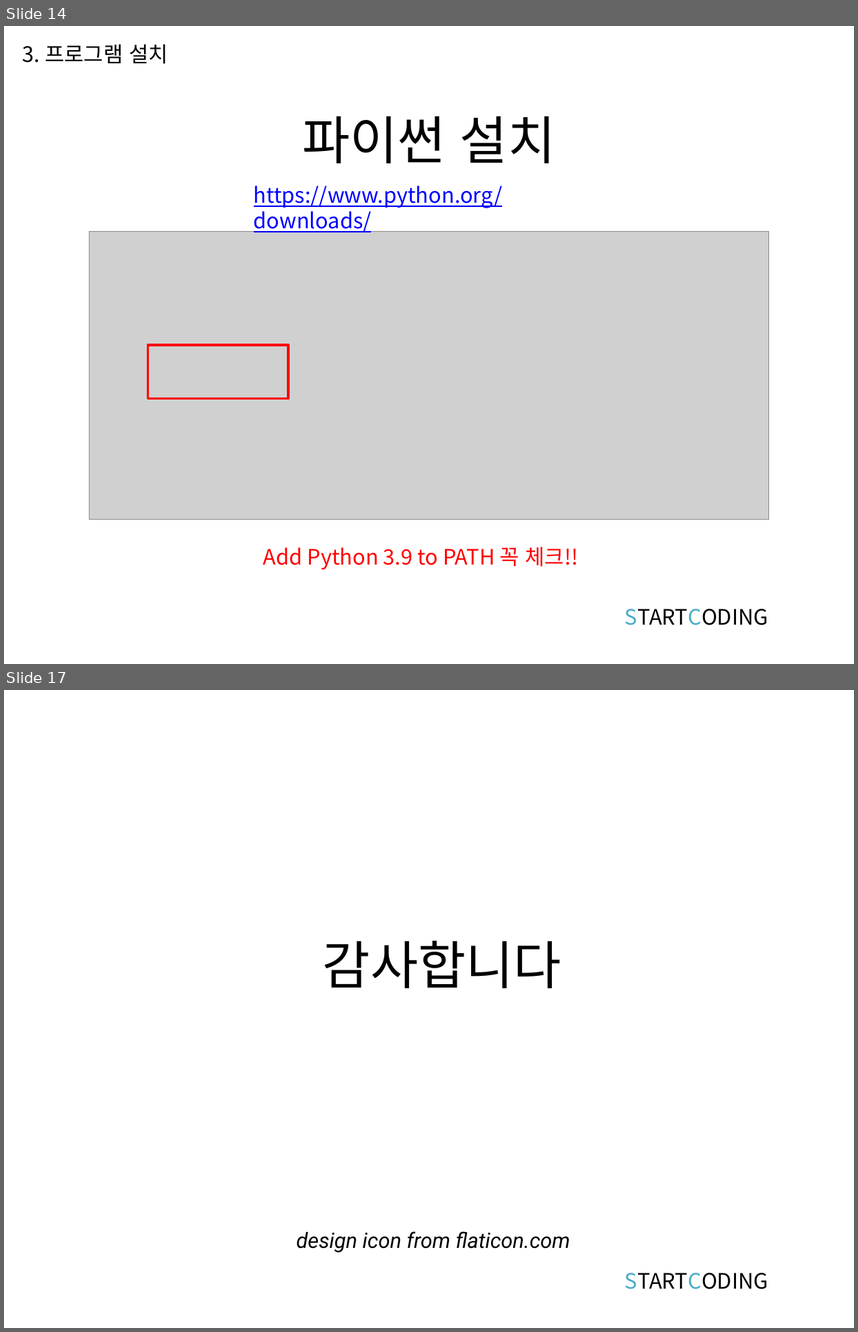
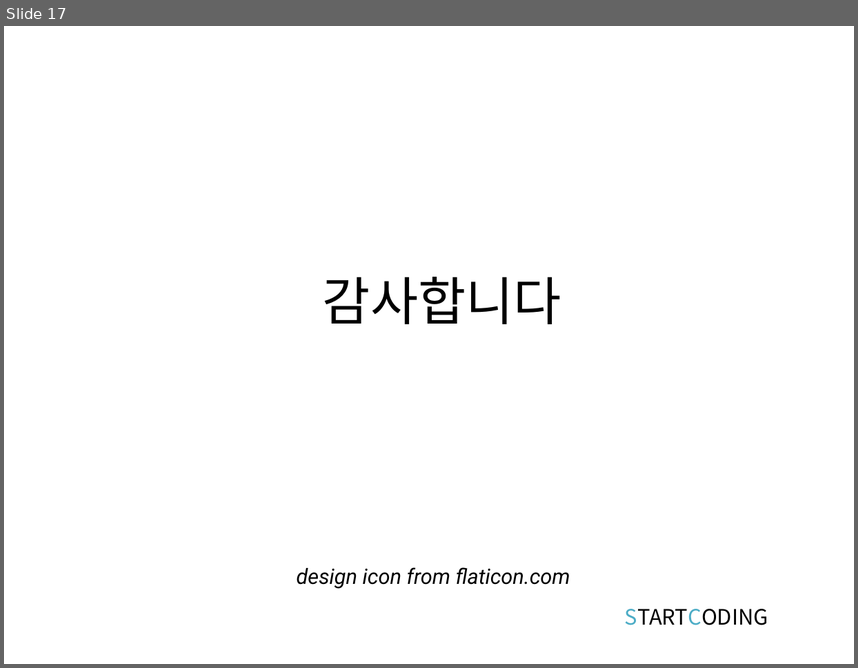
Before and after one commit to kwonkijun/python, a slide deck: 파이썬기초(PPT)/파이썬 기초 3강_연산과 연산자.pptx. Shown one above the other, each under a label of ours: slides 14 and 17 before the commit, slide 17 after it; the slides between them are not shown. The pictures are 858x1332 and 858x668 pixels, drawn with LibreOffice and Linux fonts; fonts in the diff are those of the drawing; grey boxes stand for pictures. Boxes give left, top, right and bottom in pixels: in the first picture for what was removed or moved away, otherwise in the second. Text is boxed around its words. In the diff, an @@ line names an element or a change of style, - is before the commit and + after.

```diff
--- a/파이썬기초(PPT)/파이썬 기초 3강_연산과 연산자.pptx
+++ b/파이썬기초(PPT)/파이썬 기초 3강_연산과 연산자.pptx
@@ slide 14 removed at bbox=[4, 26, 854, 664], background #FFFFFF @@
@@ text removed at bbox=[23, 44, 168, 64] @@
-3. 프로그램 설치
@@ title removed at bbox=[302, 116, 556, 163] @@
-파이썬 설치
@@ text removed at bbox=[254, 185, 503, 234] @@
-https://www.python.org/downloads/
@@ picture removed at bbox=[89, 232, 769, 519] @@
@@ rectangle removed at bbox=[148, 345, 288, 399] @@
@@ text removed at bbox=[263, 546, 579, 569] @@
-Add Python 3.9 to PATH 꼭 체크!!
@@ text removed at bbox=[625, 608, 769, 625] @@
-STARTCODING
```
Also in this commit, not shown: 2 slides changed, 13 slides added, 12 other slides removed, 6 other files.
